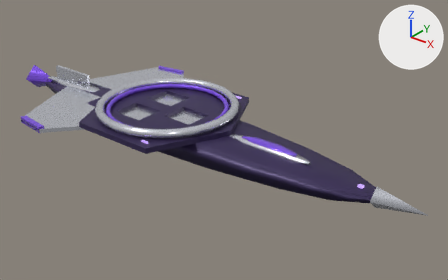
A saved change to the glTF model docs/concept-art/models/antiphon-hadron.glb.
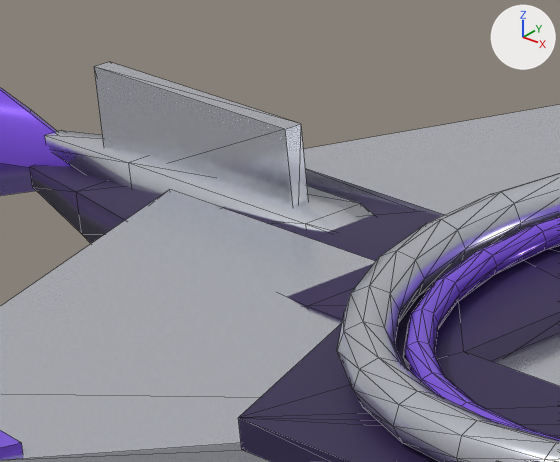
Each version appears first whole from a 50 mm lens placed at (83.9, -92.3, 58.1), pointed at (6.7, 4.2, -1.8), and next in a close-up on the part from 9% to 29% of the width and 20% to 46% of the height. Lighting does not change. The marker at upper right points along +X, +Y and +Z. The older version's two pictures come first. The close-ups show mesh edges as thin lines. Where no turn or scale is listed for an object, it has been applied to the vertices. Vertices at exactly the same position are counted once.

Names of what the first close-up shows: 'bay_floor_s', 'blade_hull', 'blade_spine_aft', 'dorsal_fin', 'drive_prism', 'guard_wing_p', 'guard_wing_s', 'landing_deck', 'resonator_ring', 'ring_inner' and 1 more.
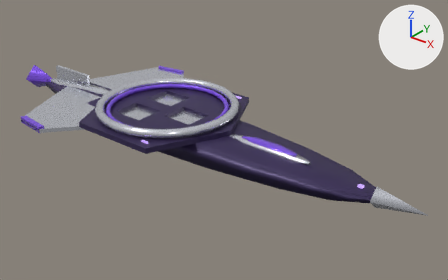
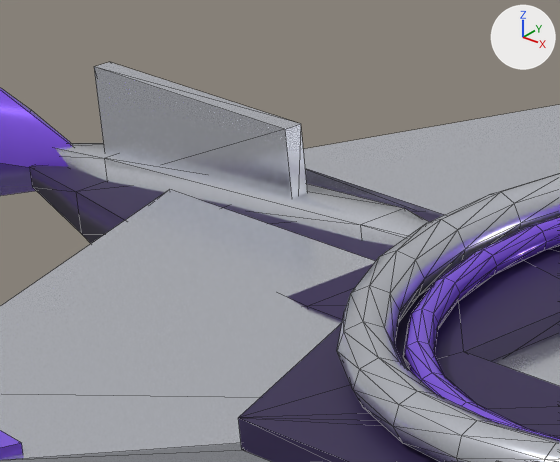
Boxes [x1, y1, x2, y2] around the edits, measured in the close-ups (560 x 462 px):
'blade_spine_aft', reshaped, moved: before [45, 130, 374, 232]; after [55, 143, 428, 246]

The edits, one by one:
me_mesh_3 is used by ob_blade_spine_aft; location (0.0, 0.0, 1.3).
me_mesh_3 had 16 vertices, 24 faces and spanned x -49.0..-26.0, y -1.4..1.4, z -1.0..1.0.
me_mesh_3 now has 16 vertices, 24 faces and spans x -49.0..-22.0, y -1.1..1.1, z 0.4..2.9.
Part 1, on me_mesh_3:
Vertex 0 of me_mesh_3 moves from (-49.0, -0.4, -0.3) to (-49.0, -0.3, 0.7).
Vertex 1 of me_mesh_3 moves from (-42.0, -1.4, -1.0) to (-44.0, -1.1, 0.4).
Vertex 2 of me_mesh_3 moves from (-31.0, -1.4, -1.0) to (-28.0, -1.1, 1.3).
Vertex 3 of me_mesh_3 moves from (-26.0, -0.4, -0.2) to (-22.0, -0.2, 2.3).
Vertex 4 of me_mesh_3 moves from (-49.0, 0.4, -0.3) to (-49.0, 0.3, 0.7).
Vertex 5 of me_mesh_3 moves from (-42.0, 1.4, -1.0) to (-44.0, 1.1, 0.4).
Vertex 6 of me_mesh_3 moves from (-31.0, 1.4, -1.0) to (-28.0, 1.1, 1.3).
Vertex 7 of me_mesh_3 moves from (-26.0, 0.4, -0.2) to (-22.0, 0.2, 2.3).
Vertex 8 of me_mesh_3 moves from (-49.0, 0.4, 0.3) at pixel (61, 130) to (-49.0, 0.3, 1.0).
Vertex 9 of me_mesh_3 moves from (-42.0, 1.4, 1.0) to (-44.0, 1.1, 1.9).
Vertex 10 of me_mesh_3 moves from (-31.0, 1.4, 1.0) at pixel (360, 203) to (-28.0, 1.1, 2.9) at pixel (404, 208).
Vertex 11 of me_mesh_3 moves from (-26.0, 0.4, 0.2) to (-22.0, 0.2, 2.6).
Vertex 12 of me_mesh_3 moves from (-49.0, -0.4, 0.3) at pixel (44, 135) to (-49.0, -0.3, 1.0).
Vertex 13 of me_mesh_3 moves from (-42.0, -1.4, 1.0) at pixel (128, 162) to (-44.0, -1.1, 1.9) at pixel (104, 158).
Vertex 14 of me_mesh_3 moves from (-31.0, -1.4, 1.0) at pixel (305, 223) to (-28.0, -1.1, 2.9) at pixel (360, 224).
Vertex 15 of me_mesh_3 moves from (-26.0, -0.4, 0.2) to (-22.0, -0.2, 2.6).
Object 'blade_spine_aft' (ob_blade_spine_aft) moves from (0.0, 0.0, 1.3) to (0.0, 0.0, 0.0).
